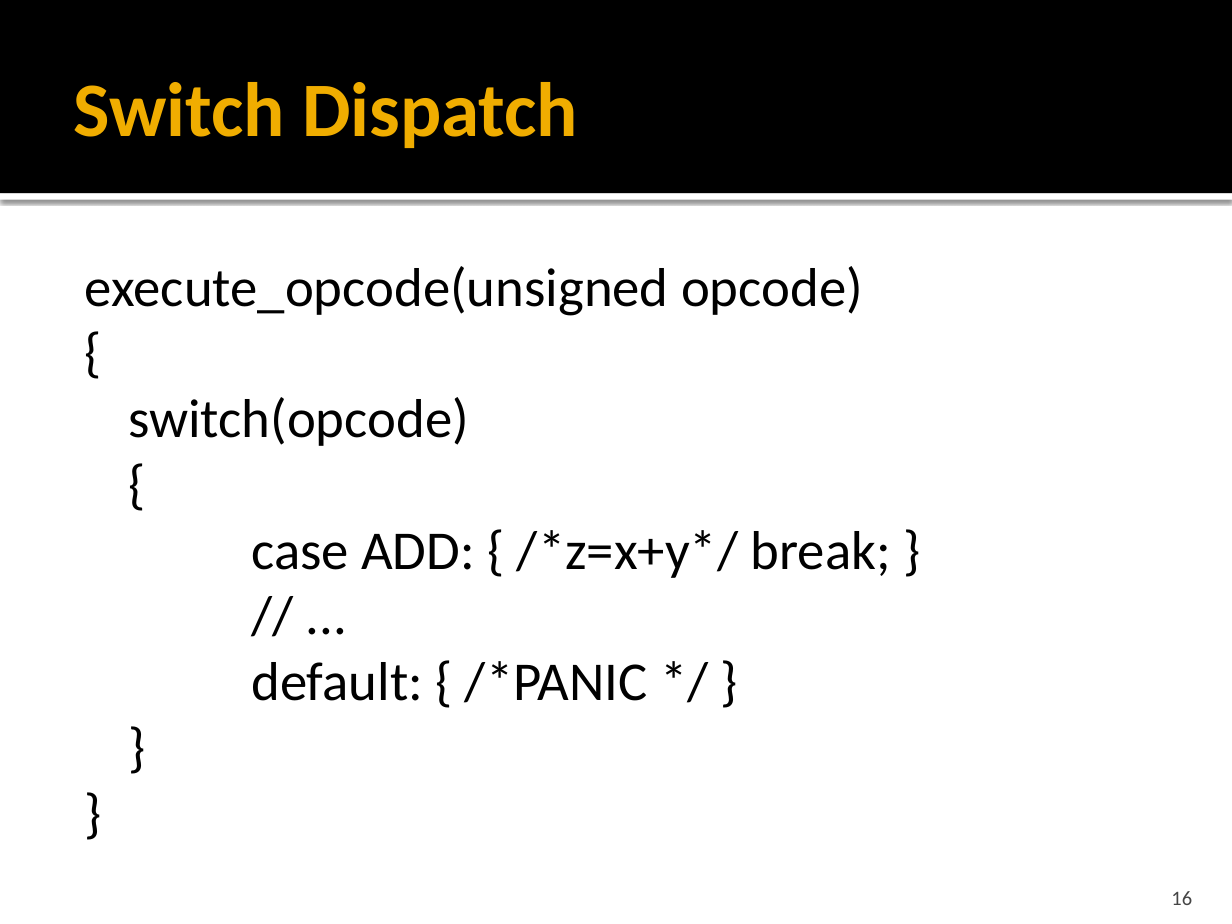
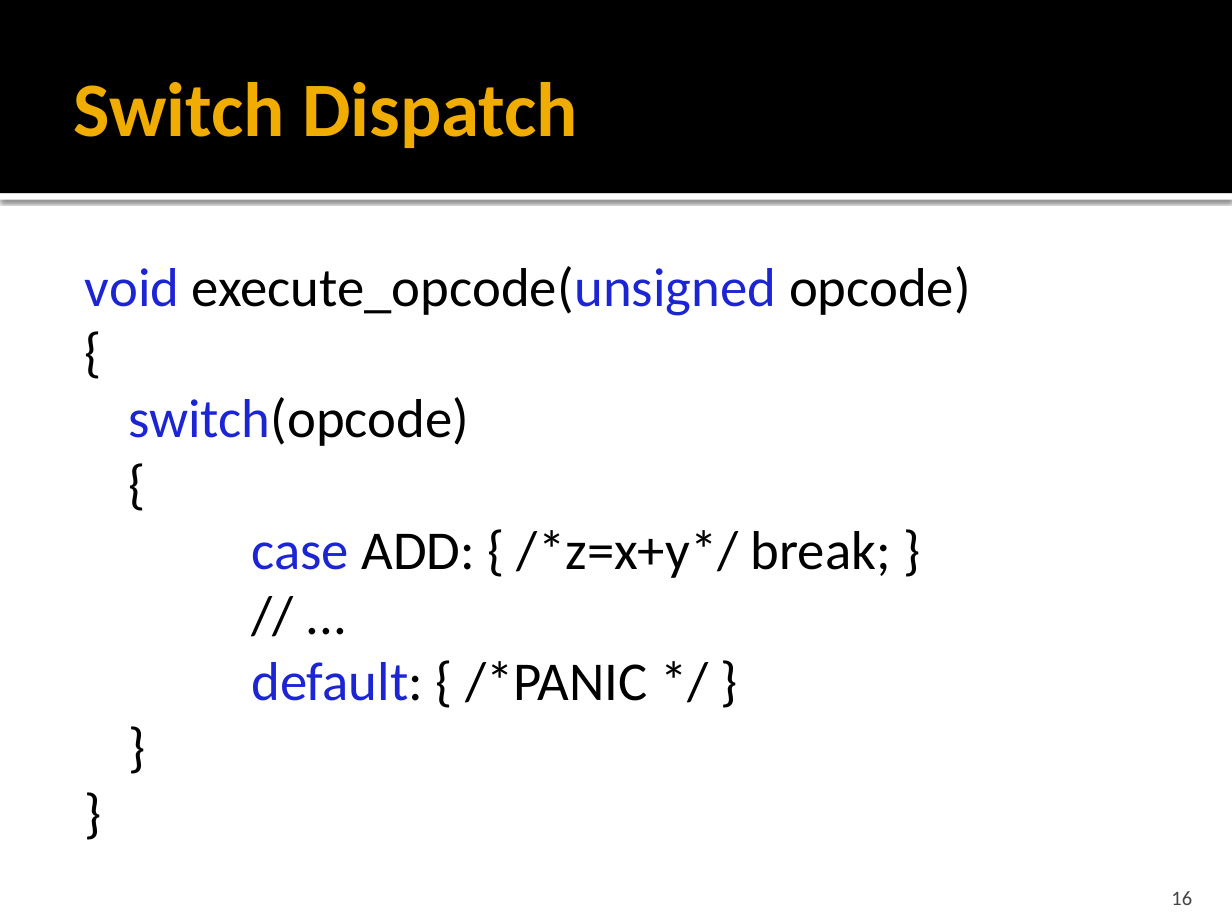
Before and after one commit to faouellet/CHIP-16, a slide deck: slide 16 of docs/IFT 749/Présentation.pptx. Drawn at 1232x924 pixels with LibreOffice and Linux fonts; fonts in the diff are those of the drawing. Boxes give left, top, right and bottom in pixels: in the first picture for what was removed or moved away, otherwise in the second. Text is boxed around its words. In the diff, an @@ line names an element or a change of style, - is before the commit and + after.

```diff
--- a/docs/IFT 749/Présentation.pptx
+++ b/docs/IFT 749/Présentation.pptx
@@ text at [85,266,971,316]: text changed @@
-execute_opcode(unsigned opcode)
+void execute_opcode(unsigned opcode)
@@ text at [128,397,891,703]: text colour #000000 to #1C25D4 in "switch(opcode)", "case", "default:" @@
```
Also in this commit, not shown: 6 other slides changed.
